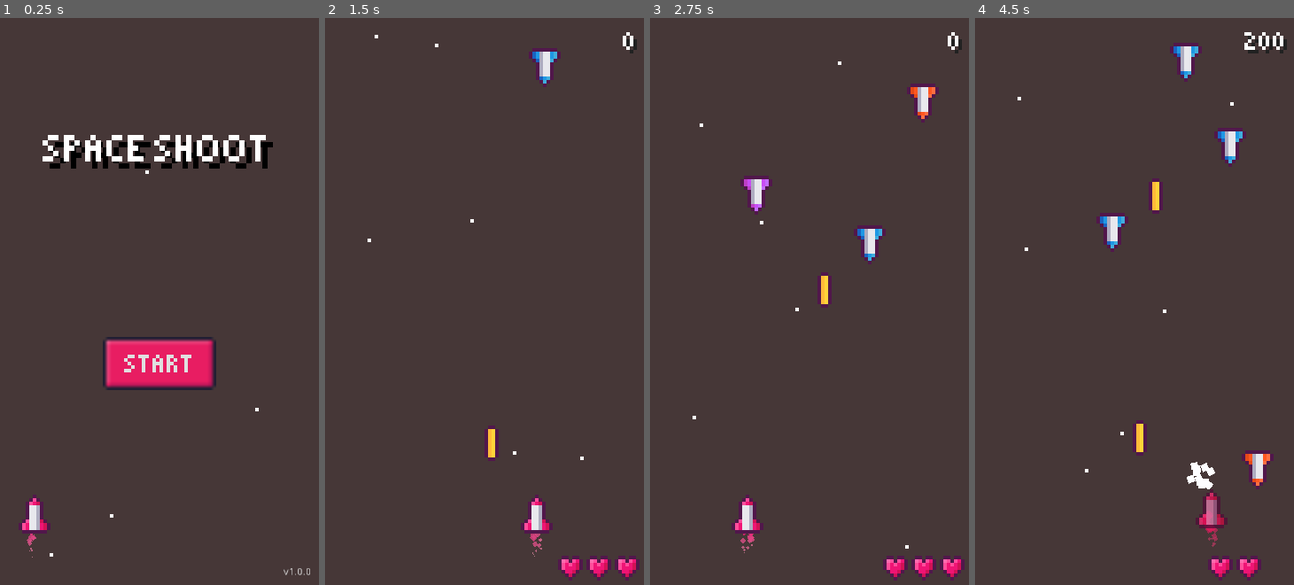
Above: before the commit, frames 1-4 (left to right).
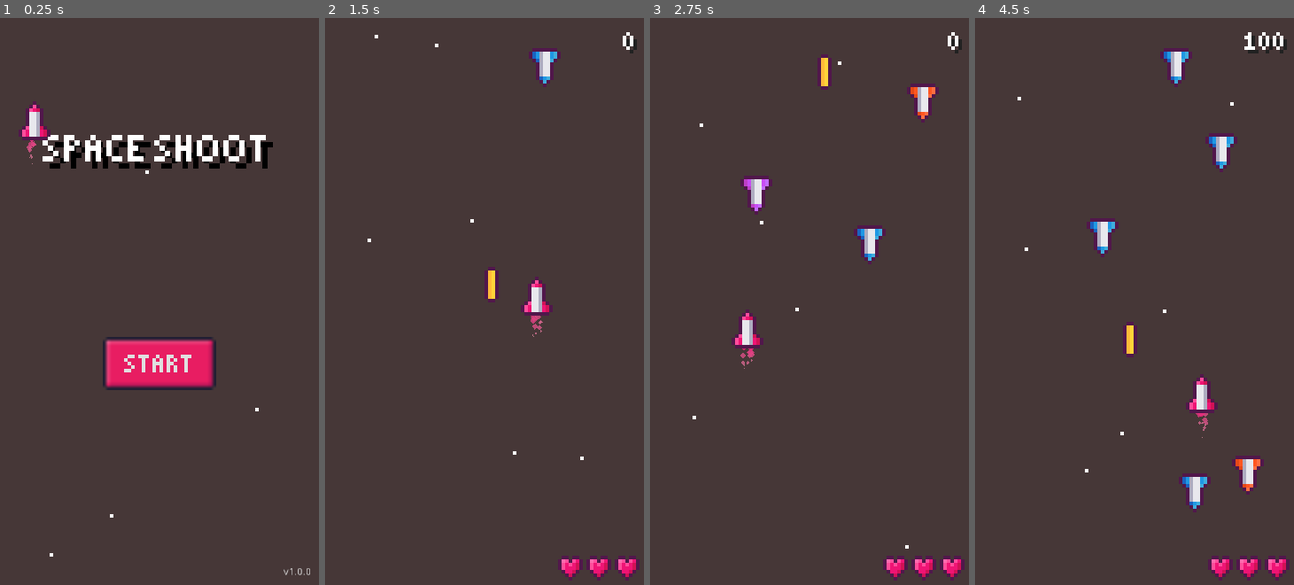
Above: after the commit, the same moments.

Repository: xinyer/game-spaceshooter
Game: Godot game, scene res://scene/Main.tscn
Two runs of this game, one before a commit and one after it. Both use one fixed random seed, a clock stepped at 60 frames per second and the inputs below.
Inputs (mouse positions are in pixels of both pictures, inside the frame that each line leads up to):
- Up to frame 1 (0.25 s): no input
- Up to frame 2 (1.5 s): click "START" at 0.5 s; move the mouse to (554, 273) at 1.27 s; press the mouse at (554, 273) at 1.28 s
- Up to frame 3 (2.75 s): move the mouse to (745, 329) at 2.02 s; release the mouse at (745, 329) at 2.03 s; click (745, 329) at 2.1 s
- Up to frame 4 (4.5 s): move the mouse to (1166, 176) at 2.77 s; press the mouse at (1166, 176) at 2.78 s; move the mouse to (1118, 414) at 3.52 s; release the mouse at (1118, 414) at 3.53 s; click (1118, 414) at 3.6 s; move the mouse to (1230, 386) at 4.27 s; press the mouse at (1230, 386) at 4.28 s

The runs differ from the first frame. In frame 1, 0.9% of the frame differs, in the area x 5-16%, y 14-96%; in frame 2, 1.5%; in frame 3, 1.5%; in frame 4, 5.0%, in the area x 35-99%, y 2-100%.

Commit message:
Player position follow mouse position

Diff:
--- a/script/Enemy.gd
+++ b/script/Enemy.gd
@@ -16,6 +16,8 @@
 
 func _process(delta):
 	global_position.y += speed * delta
+	if global_position.y > 200:
+		queue_free()
 	pass
 
 
--- a/script/Player.gd
+++ b/script/Player.gd
@@ -18,7 +18,20 @@
 	pass
 
 func _process(delta):
-	global_position.x = lerp(global_position.x, get_viewport().get_mouse_position().x, 0.1)
+	var mouse_position = get_viewport().get_mouse_position()
+
+	if mouse_position.x < 0:
+		mouse_position.x = 0
+	elif mouse_position.x > 90:
+		mouse_position.x = 90
+
+	if mouse_position.y < 0:
+		mouse_position.y = 0
+	elif mouse_position.y > 160:
+		mouse_position.y = 160
+
+	global_position.x = lerp(global_position.x, mouse_position.x, 0.1)
+	global_position.y = lerp(global_position.y, mouse_position.y, 0.1)
 	pass
 
 
